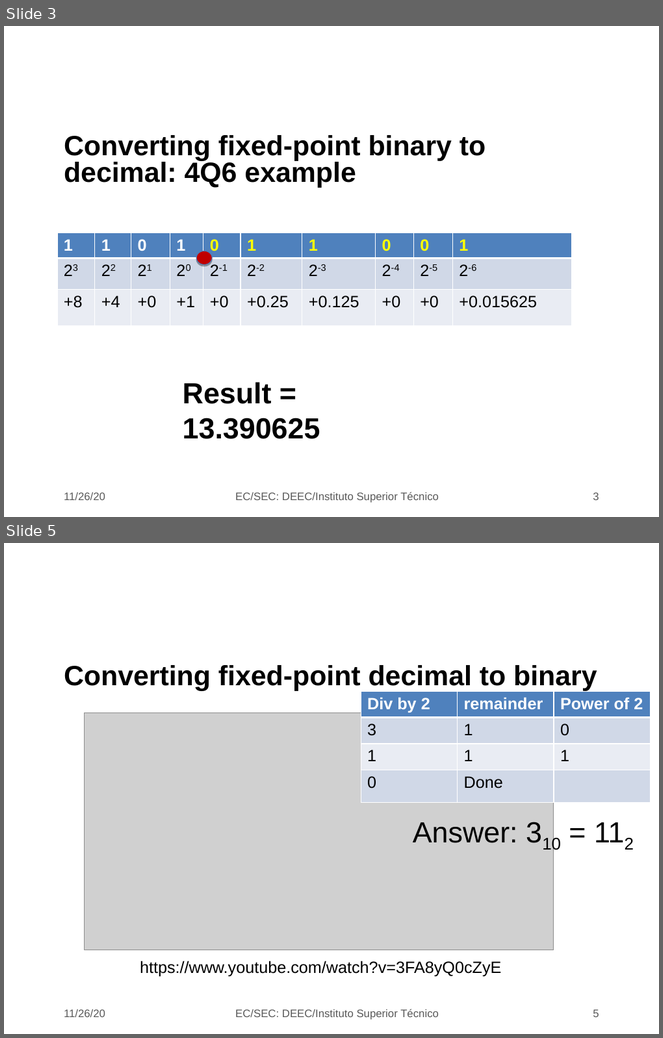
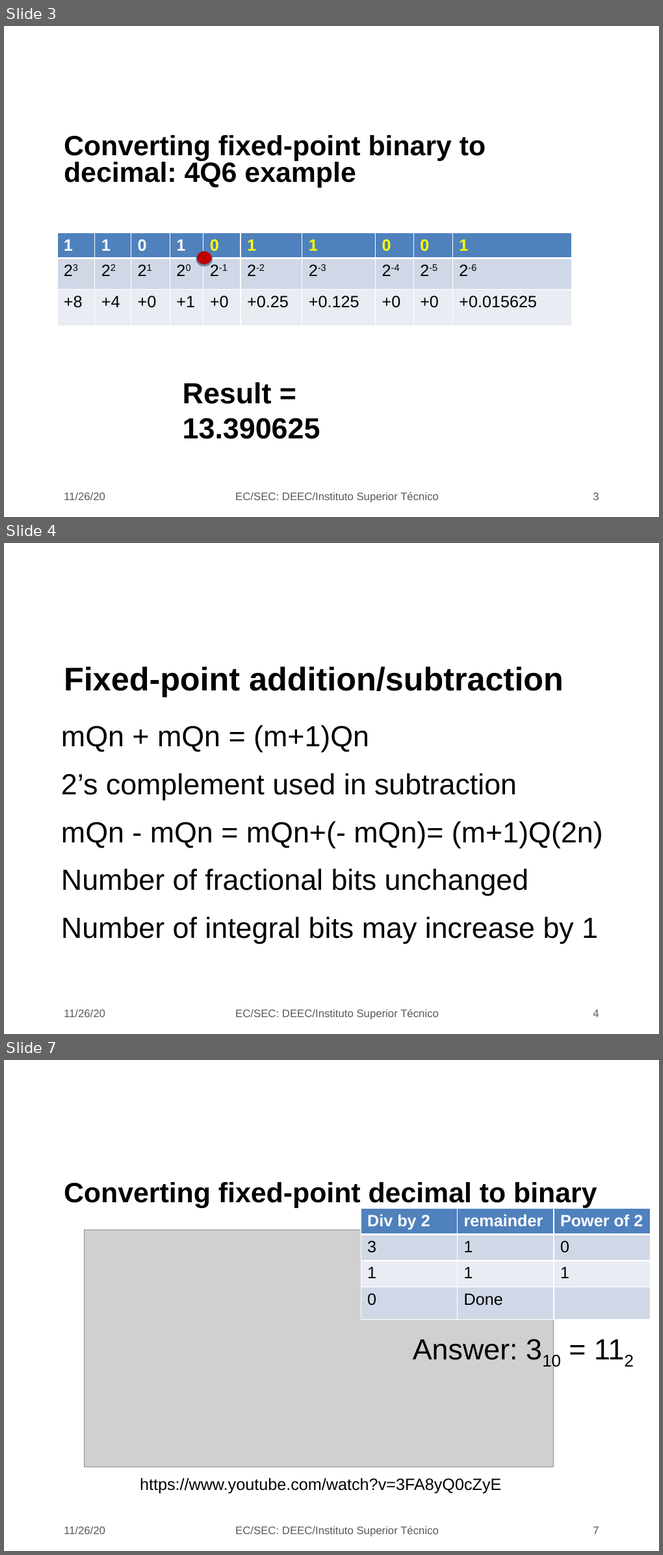
Before and after one commit to jjts/ist-sec, a slide deck: lectures/l20/l20.odp. Shown one above the other, each under a label of ours: slides 3 and 5 before the commit, slides 3, 4 and 7 after it; the slides between them are not shown. The pictures are 663x1038 and 663x1555 pixels, drawn with LibreOffice and Linux fonts; fonts in the diff are those of the drawing; grey boxes stand for pictures; background and template pictures are left out. Boxes give left, top, right and bottom in pixels: in the first picture for what was removed or moved away, otherwise in the second. Text is boxed around its words. In the diff, an @@ line names an element or a change of style, - is before the commit and + after.

```diff
--- a/lectures/l20/l20.odp
+++ b/lectures/l20/l20.odp
@@ slide 4 added at box(4, 543, 659, 1034), background picture (left out) @@
@@ title added at box(64, 667, 564, 697), 36 pt, text #000000, bold @@
+Fixed-point addition/subtraction
@@ text added at box(61, 725, 603, 944), 32 pt, text #000000 @@
+● mQn + mQn = (m+1)Qn
+● 2’s complement used in subtraction
+● mQn - mQn = mQn+(- mQn)= (m+1)Q(2n)
+● Number of fractional bits unchanged
+● Number of integral bits may increase by 1
@@ text added at box(64, 1010, 105, 1017), 12 pt, text #595959 @@
+11/26/20
@@ text added at box(235, 1009, 439, 1020), 12 pt, text #595959 @@
+EC/SEC: DEEC/Instituto Superior Técnico
@@ page number added at box(593, 1010, 599, 1017), 12 pt, text #595959 @@
+4
@@ what was slide 5 is now slide 7 @@
@@ page number at box(593, 1527, 599, 1534): text changed @@
-5
+7
```
Also in this commit, not shown: 4 slides changed, 1 other slide added, 1 slide removed, 3 other files.
